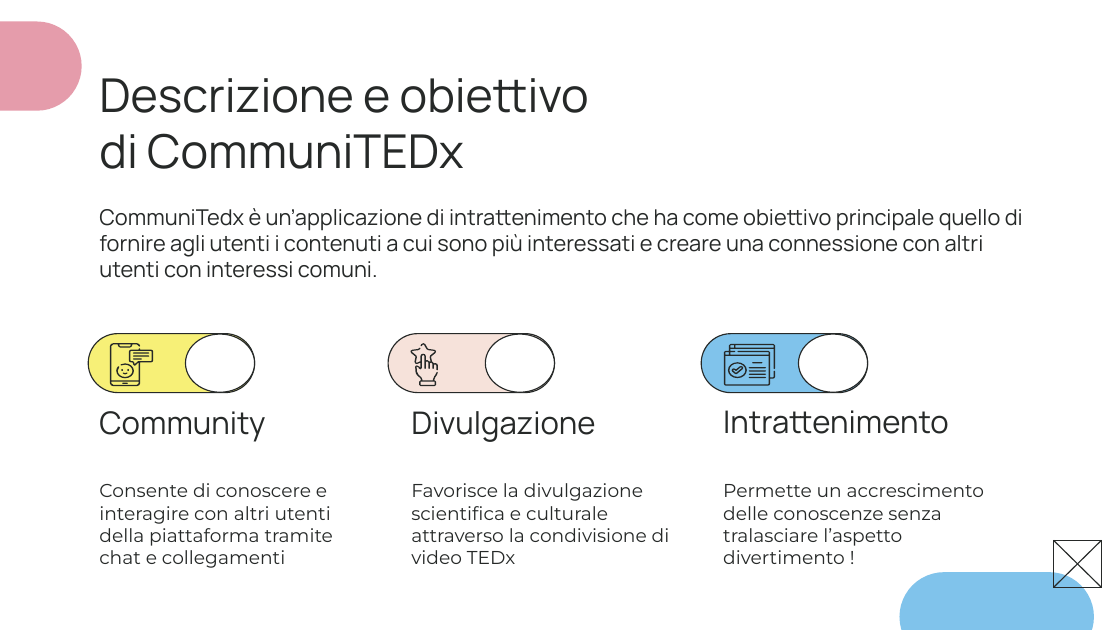
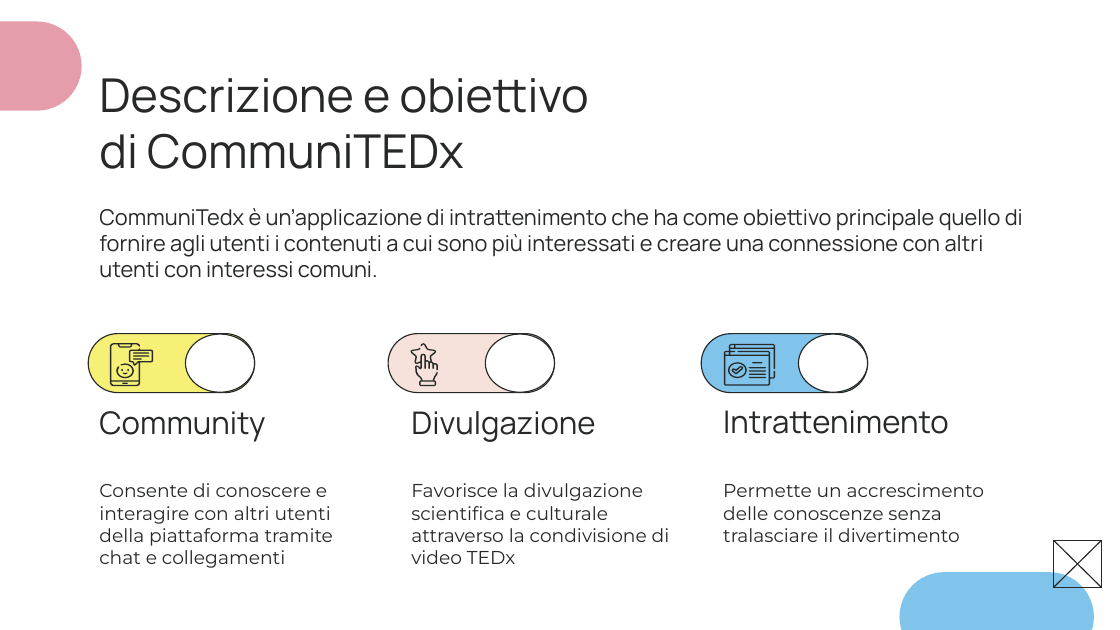
Before and after one commit to slocatelli30/CommuniTEDx, a slide deck: slide 2 of Progetto2.0/CommuniTEDx_2.0.pptx. Drawn at 1120x630 pixels with LibreOffice and Linux fonts; fonts in the diff are those of the drawing. Boxes give left, top, right and bottom in pixels: in the first picture for what was removed or moved away, otherwise in the second. Text is boxed around its words. In the diff, an @@ line names an element or a change of style, - is before the commit and + after.

```diff
--- a/Progetto2.0/CommuniTEDx_2.0.pptx
+++ b/Progetto2.0/CommuniTEDx_2.0.pptx
@@ subtitle at [723,483,984,542]: text changed @@
-Permette un accrescimento delle conoscenze senza tralasciare l’aspetto divertimento !
+Permette un accrescimento delle conoscenze senza tralasciare il divertimento
```
Also in this commit, not shown: 4 other slides changed, 2 other files.
